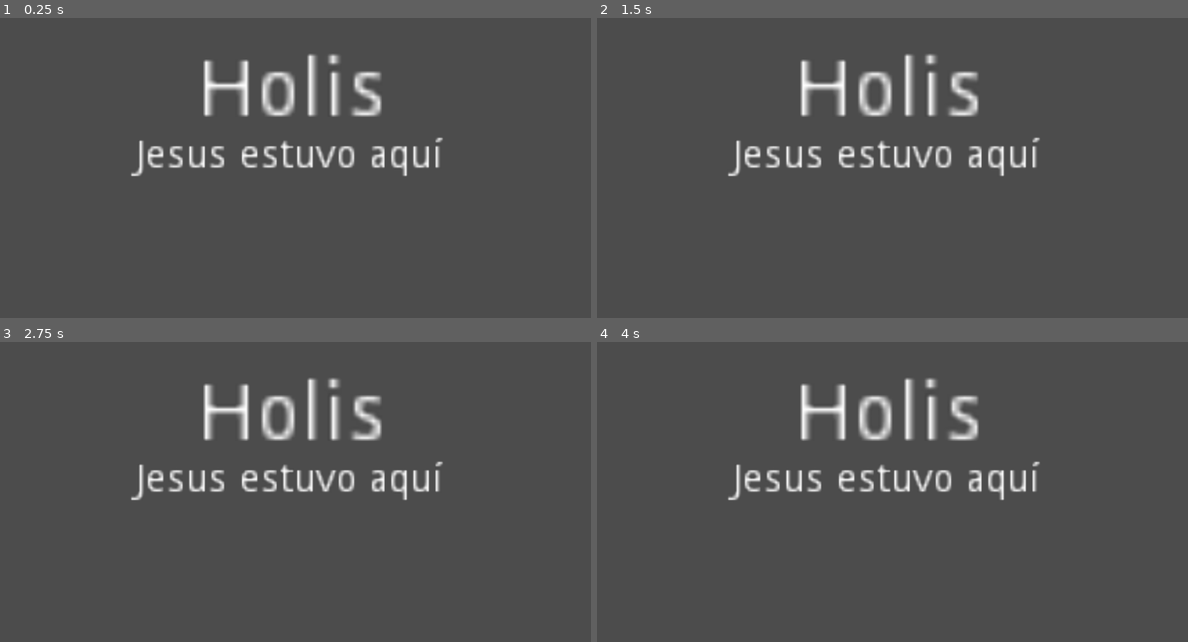
Above: before the commit, frames 1-4 (two rows, left to right).
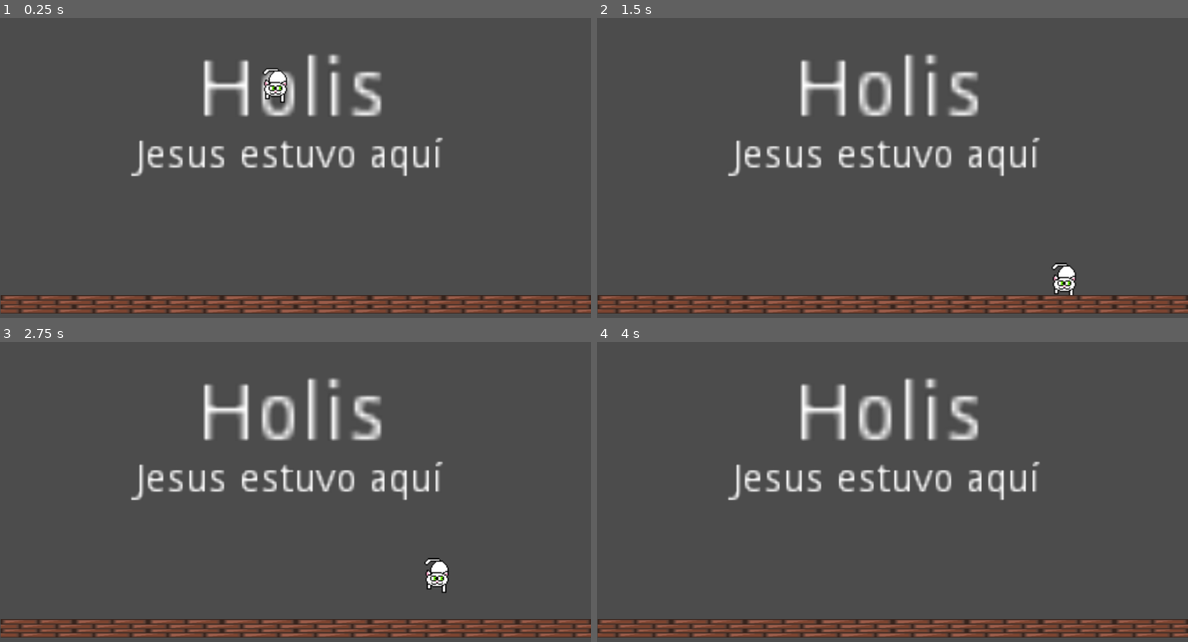
Above: after the commit, the same moments.

Repository: baiest/Minga_Survivor
Game: Godot game, scene res://scenes/Main.tscn
Two runs of this game, one before a commit and one after it. Both use one fixed random seed, a clock stepped at 60 frames per second and the inputs below.
Inputs:
- Up to frame 1 (0.25 s): no input
- Up to frame 2 (1.5 s): hold Up (ui_up) 0.53-1.28 s; hold Right (ui_right) from 0.53 s (still down); tap Up (ui_up) at 1.35 s
- Up to frame 3 (2.75 s): tap Up (ui_up) at 1.52, 1.82 s; release Right (ui_right) at 2.03 s; hold Left (ui_left) from 2.03 s (still down); hold Up (ui_up) from 2.03 s (still down)
- Up to frame 4 (4 s): release Left (ui_left) at 2.78 s; release Up (ui_up) at 2.78 s; hold Right (ui_right) from 2.78 s (still down); tap Up (ui_up) at 2.85, 3.02, 3.32 s; hold Up (ui_up) from 3.53 s (still down)

The runs differ from the first frame. In frame 1, 6.2% of the frame differs, in the area x 0-100%, y 16-99%; in frame 2, 6.2%; in frame 3, 6.2%, in the area x 0-100%, y 71-99%; in frame 4, 5.9%.

Commit message:
añadi un nodo player y otro floor para probar el movimiento del player

Diff:
--- a/scenes/Main.tscn
+++ b/scenes/Main.tscn
@@ -1,4 +1,14 @@
-[gd_scene format=2]
+[gd_scene load_steps=6 format=2]
+
+[ext_resource path="res://sprites/player_temporal.png" type="Texture" id=1]
+[ext_resource path="res://sprites/temporal_floor.png" type="Texture" id=2]
+[ext_resource path="res://scripts/script_player.gd" type="Script" id=3]
+
+[sub_resource type="RectangleShape2D" id=1]
+extents = Vector2( 8.87259, 8.99316 )
+
+[sub_resource type="RectangleShape2D" id=2]
+extents = Vector2( 127.823, 15.6237 )
 
 [node name="Main" type="Node2D"]
 
@@ -23,3 +33,32 @@
 __meta__ = {
 "_edit_use_anchors_": false
 }
+
+[node name="Player" type="KinematicBody2D" parent="."]
+position = Vector2( 475.361, 40.7267 )
+script = ExtResource( 3 )
+__meta__ = {
+"_edit_group_": true
+}
+
+[node name="Player_sprite" type="Sprite" parent="Player"]
+scale = Vector2( 2, 2 )
+texture = ExtResource( 1 )
+
+[node name="CollisionShape2D" type="CollisionShape2D" parent="Player"]
+position = Vector2( 2.08112, -2.97301 )
+scale = Vector2( 2, 3 )
+shape = SubResource( 1 )
+
+[node name="Floor" type="StaticBody2D" parent="."]
+position = Vector2( 512.513, 502.116 )
+scale = Vector2( 4, 1 )
+__meta__ = {
+"_edit_group_": true
+}
+
+[node name="Floor_sprite" type="Sprite" parent="Floor"]
+texture = ExtResource( 2 )
+
+[node name="CollisionShape2D" type="CollisionShape2D" parent="Floor"]
+shape = SubResource( 2 )
--- /dev/null
+++ b/scripts/script_player.gd
@@ -0,0 +1,32 @@
+extends KinematicBody2D
+
+
+# Declare member variables here. Examples:
+# var a = 2
+# var b = "text"
+var Gravedad = 2500
+var Velocidad = Vector2()
+var run_speed = 350
+var jump_speed = -500
+
+# Called when the node enters the scene tree for the first time.
+func _ready():
+	pass
+
+func get_imput():
+	Velocidad.x = 0
+	var rigth = Input.is_action_pressed("ui_right")
+	var left = Input.is_action_pressed("ui_left")
+	var jump = Input.is_action_pressed("ui_up")
+
+	if is_on_floor() and jump:
+		Velocidad.y = jump_speed
+	if rigth:
+		Velocidad.x += run_speed
+	if left:
+		Velocidad.x -= run_speed
+
+func _physics_process(delta):
+	Velocidad.y += Gravedad * delta
+	get_imput()
+	Velocidad = move_and_slide(Velocidad, Vector2(0,-1))
Binary file added: sprites/player_temporal.png
Not shown, added: sprites/player_temporal.png.import
Binary file added: sprites/temporal_floor.png
Not shown, added: sprites/temporal_floor.png.import
